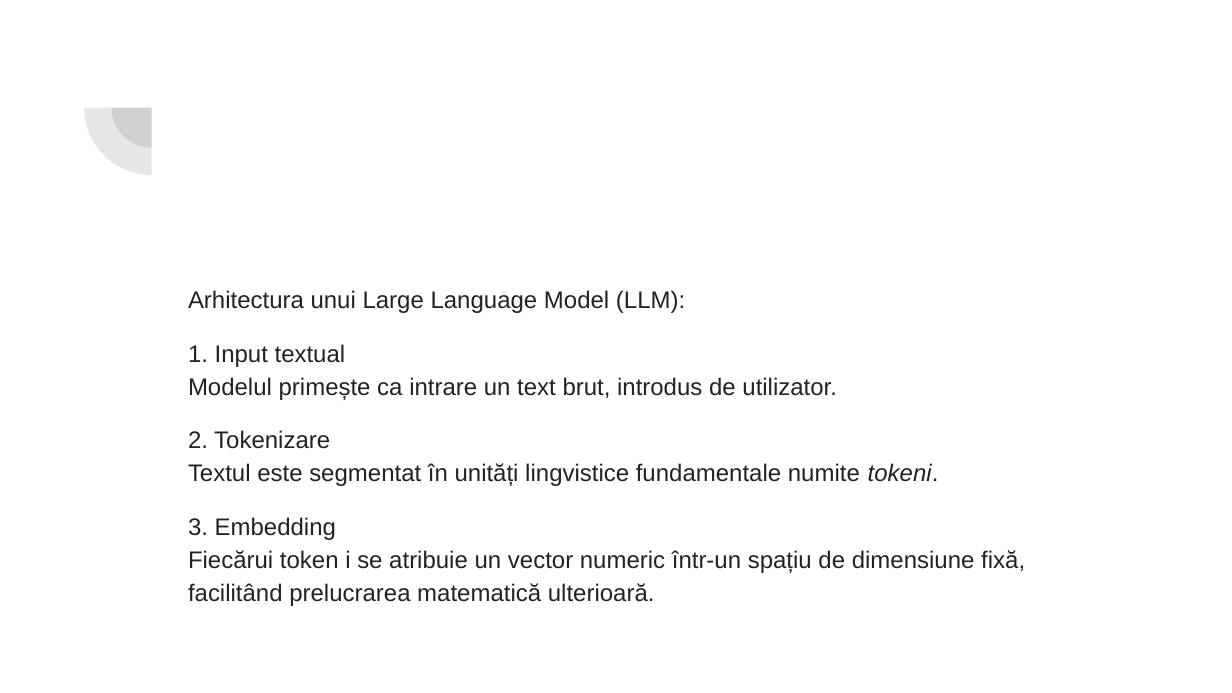
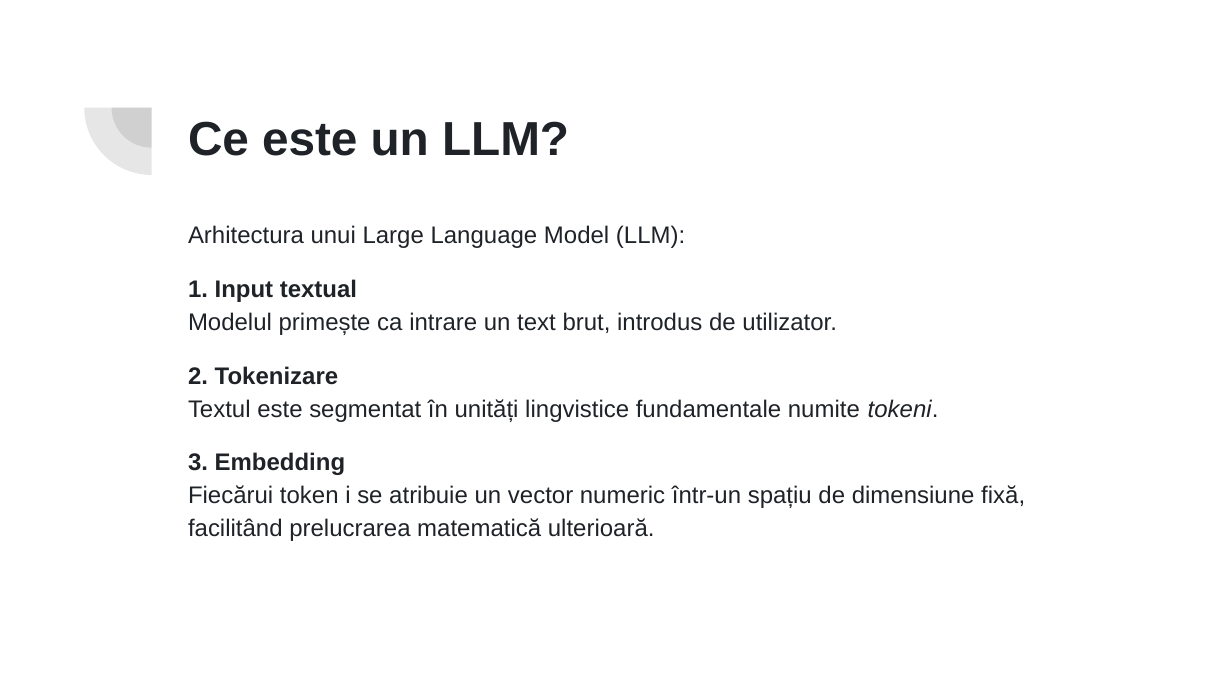
Before and after one commit to adavidoaiei/Prezentare-master, a slide deck: slide 7 of Turing.pptx. Drawn at 1232x693 pixels with LibreOffice and Linux fonts; fonts in the diff are those of the drawing. Boxes give left, top, right and bottom in pixels: in the first picture for what was removed or moved away, otherwise in the second. Text is boxed around its words. In the diff, an @@ line names an element or a change of style, - is before the commit and + after.

```diff
--- a/Turing.pptx
+++ b/Turing.pptx
@@ title added at (188,121,569,156), 27.9 pt, text #1F2328, bold @@
+Ce este un LLM?
@@ text "Arhitectura unui Large Language Model ...": place and size @@
-text "Arhitectura unui Large Language Model ..." at (188,290,1025,606)
+text "Arhitectura unui Large Language Model ..." at (188,225,1025,541)
@@ text at (188,279,1025,541): bold on in "1. Input textual", "2. Tokenizare", "3. Embedding" @@
```
Also in this commit, not shown: 8 other slides changed, 1 slide added.
